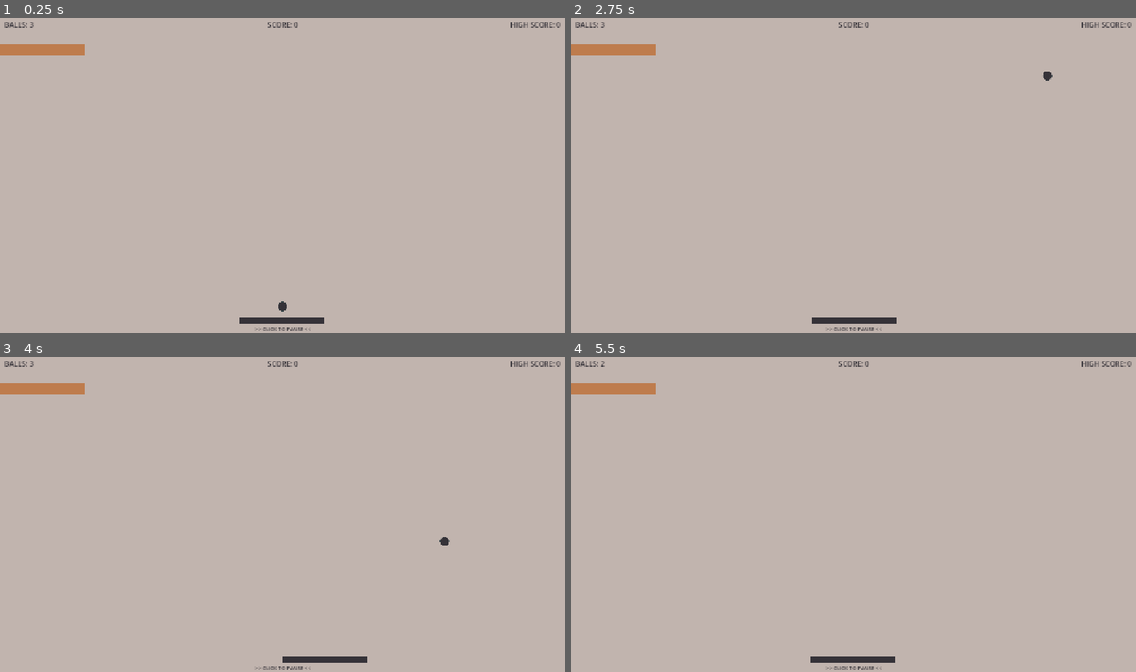
Above: before the commit, frames 1-4 (two rows, left to right).
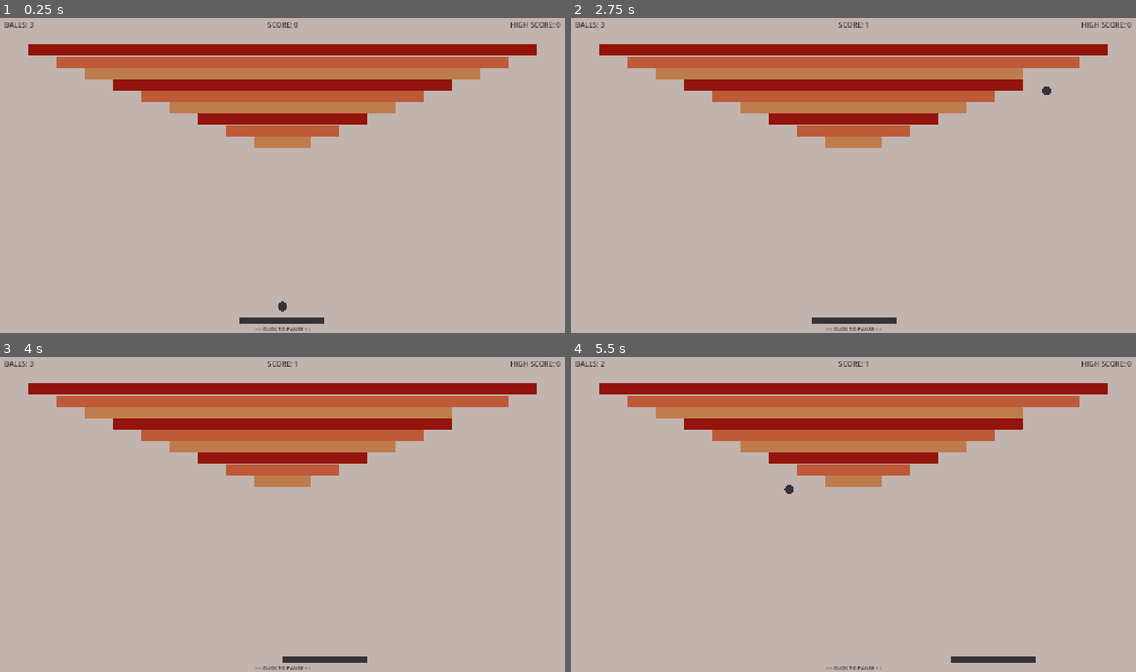
Above: after the commit, the same moments.

Repository: johnreybacal/the-20-games-challenge
Game: Godot game, scene res://02/breakout/scenes/game.tscn
Two runs of this game, one before a commit and one after it. Both use one fixed random seed, a clock stepped at 60 frames per second and the inputs below. This scene is started directly instead of the project's main scene.
Inputs (mouse positions are in pixels of both pictures, inside the frame that each line leads up to):
- Up to frame 1 (0.25 s): no input
- Up to frame 2 (2.75 s): tap Enter at 0.5 s; move the mouse to (977, 159) at 0.52 s; hold W (01_pong_p1_up) 0.53-1.25 s; tap Down (01_pong_p2_down) at 0.6 s; click (977, 159) at 0.77 s; click (977, 159) at 1.07 s; click ">> CLICK TO PAUSE <<" at 1.25 s; click "RESUME" at 2 s
- Up to frame 3 (4 s): move the mouse to (169, 530) at 2.77 s; hold S (01_pong_p1_down) 2.78-3.53 s; tap Up (01_pong_p2_up) at 2.85 s; click (169, 530) at 3.02 s; click (169, 530) at 3.32 s; move the mouse to (339, 442) at 3.52 s; hold W (01_pong_p1_up) from 3.53 s (still down); tap Space (01_pong_space) at 3.6 s
- Up to frame 4 (5.5 s): tap R (01_pong_reset) at 4.25 s; move the mouse to (825, 577) at 4.27 s; tap Down (01_pong_p2_down) at 4.35 s; click (825, 577) at 4.52 s; click (825, 577) at 4.82 s; move the mouse to (1023, 561) at 5.02 s; release W (01_pong_p1_up) at 5.03 s; hold S (01_pong_p1_down) from 5.03 s (still down); tap Up (01_pong_p2_up) at 5.1 s; click (1023, 561) at 5.27 s

The runs differ from the first frame. In frame 1, 16% of the frame differs, in the area x 0-95%, y 8-42%; in frame 2, 16%; in frame 3, 16%; in frame 4, 17%, in the area x 0-95%, y 1-98%.

Commit message:
chore: 02 breakout > update brick layout

Diff:
--- a/02/breakout/scripts/game_manager.gd
+++ b/02/breakout/scripts/game_manager.gd
@@ -21,18 +21,23 @@
 const SESSION_HIGH_SCORE_KEY = "02_breakout_high_score"
 
 func _ready():
-    var pos_x = -152
+    var pos_x = -136
     var pos_y = -70
-    for row in range(2, 3):
-        var x = pos_x
-        for col in range(5, 20, 5):
+    var color_index = 0
+    for row in range(9):
+        var x = pos_x + (16 * row)
+        for col in range(row, 18 - row):
             var brick: Node2D = brick_scene.instantiate()
             brick.position = Vector2(x, pos_y)
-            brick.modulate = colors[row]
+            brick.modulate = colors[color_index]
             add_child(brick)
             x += 16
             bricks_left += 1
         pos_y += 6.5
+        color_index += 1
+        if color_index == len(colors):
+            color_index = 0
+
     spawn_ball()
     reset_timer.timeout.connect(on_reset_timer_timeout)
 
